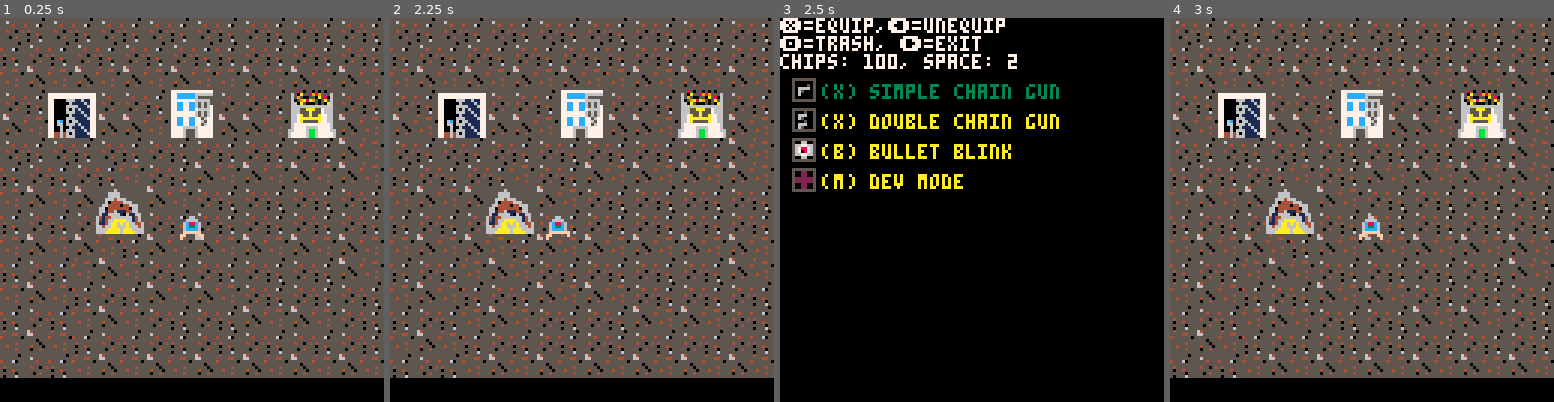
Above: before the commit, frames 1-4 (left to right).
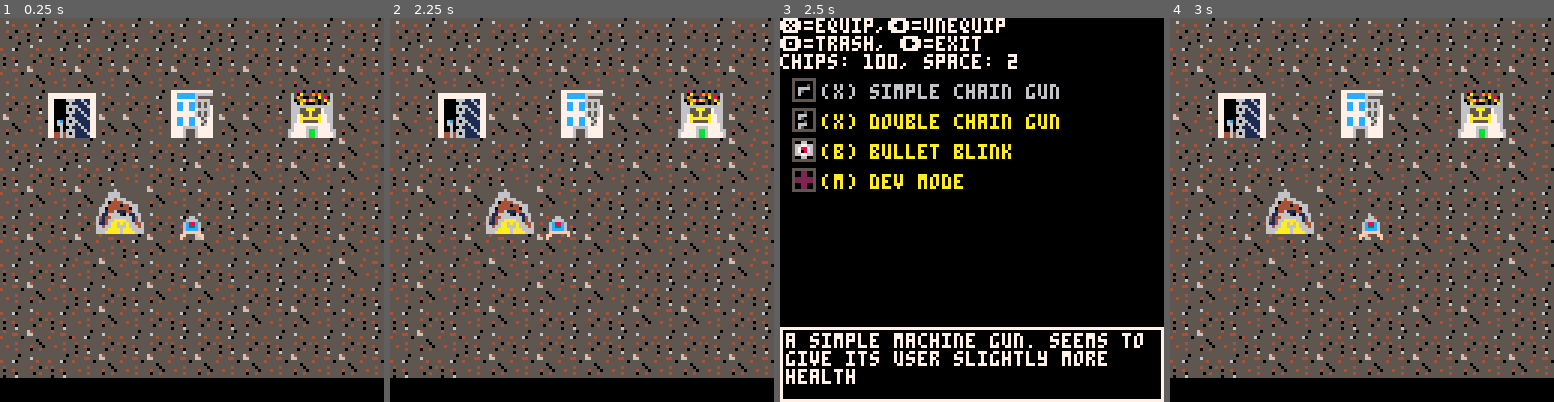
Above: after the commit, the same moments.

Repository: ash2q/escape_this
Game: PICO-8 cartridge escape_this.p8
The game is run twice, just before and just after one commit, with the same random seed, the same clock (stepped at 60 frames per second) and the same inputs.
Inputs:
- Up to frame 1 (0.25 s): no input
- Up to frame 2 (2.25 s): tap O (Z key) at 0.33, 0.7, 1.43, 2.22 s; tap X (X key) at 1.07, 2.07 s; hold Left from 1.97 s (still down)
- Up to frame 3 (2.5 s): release Left at 2.37 s; tap X (X key) at 2.4 s; hold Down from 2.42 s (still down)
- Up to frame 4 (3 s): tap X (X key) at 2.73 s; release Down at 2.82 s; hold Right from 2.87 s (still down)

Frames 1-2 are identical in both runs. In frame 3, 5.9% of the frame differs, in the area x 0-100%, y 17-100%; in frame 4, nothing differs.

Commit message:
Add descriptions to inventory screen

Diff:
--- a/escape_this.p8
+++ b/escape_this.p8
@@ -56,6 +56,10 @@
 		cooldown=20,
 		heat=30,
 		name="(b) bullet blink",
+		desc=
+"a mechanical eye which emits\n"..
+"a powerful burst of magnetic\n"..
+"energy upon blinking",
 		pickup=nop,
 		drop=nop
 	}
@@ -93,6 +97,10 @@
 function init_modules()
 	dev_mode_mod={
 		name="(m) dev mode",
+		desc=
+"there seems to be a bug stuck\n"..
+"in the electronics. best to\n"..
+"discard it",
 		lbl=52,
 		do_effect=do_dev_mode,
 		undo_effect=undo_dev_mode,
@@ -137,6 +145,10 @@
 		shoot=shoot_chain,
 		shoot_heated=shoot_heated_chain,
 		name="(x) simple chain gun",
+		desc=
+"a simple machine gun. seems to\n"..
+"give its user slightly more\n"..
+"health",
 		stype=item_type.x_gun,
 		pickup=nop,
 		drop=nop
@@ -153,6 +165,9 @@
 		shoot=shoot_chain,
 		shoot_heated=shoot_heated_chain,
 		name="(x) double chain gun",
+		desc=
+"a double machine gun, shoots\n"..
+"fast, warms up even faster\n",
 		stype=item_type.x_gun,
 		pickup=nop,
 		drop=nop
@@ -475,7 +490,7 @@
 	y=20
 	lines={}
 	for g in all(sb_pocket) do
-		c=3
+		c=6
 		if equipped(g) then
 			c=10
 		end
@@ -486,6 +501,9 @@
 		print_item(g,x,y,c)
 		y+=10
 	end
+	rect(0,103,127,127,7)
+	item=lines[inv_line].i
+	print(item.desc,2,105,7)
 	inv_navigate(lines)
 end
 --1=x,2=z,3=b,4=m
